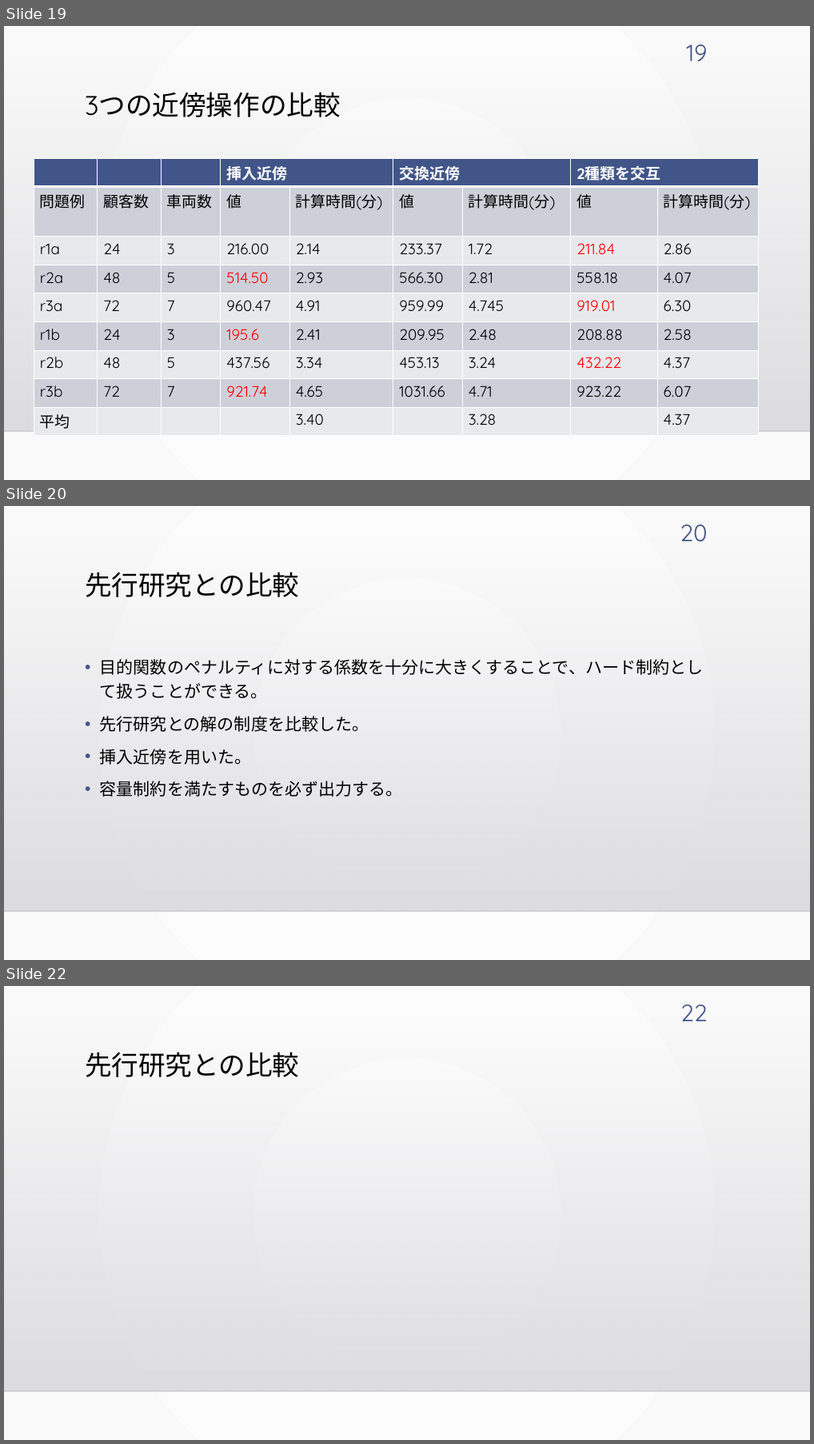
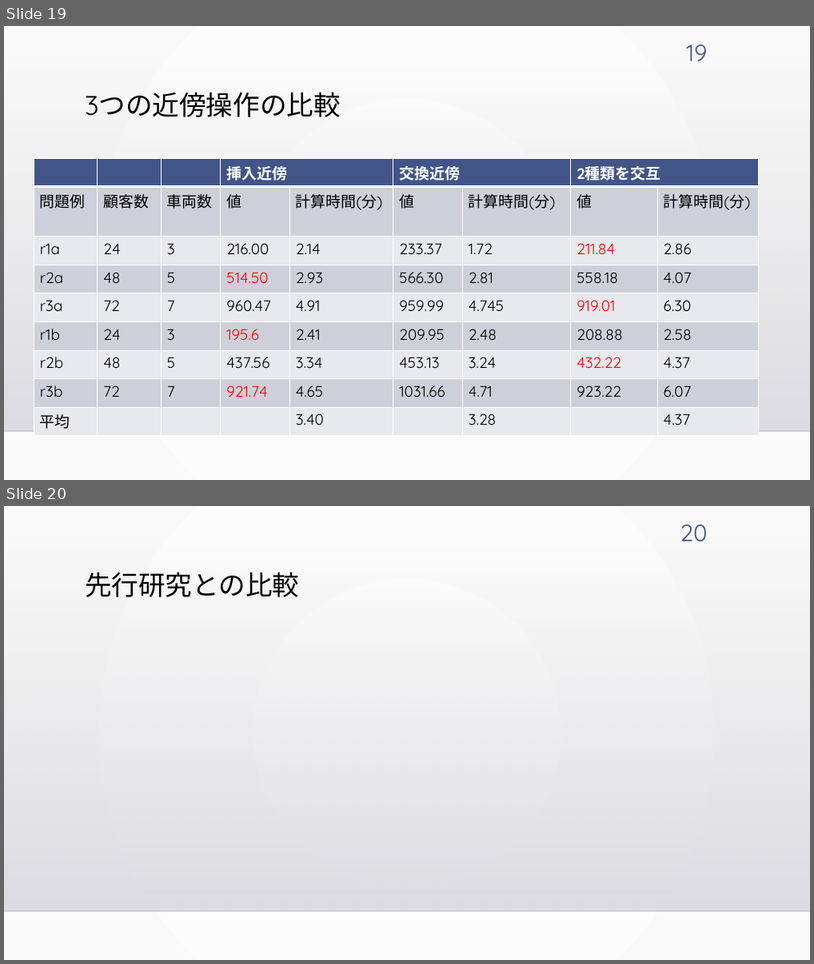
Before and after one commit to kotaro400/DARP, a slide deck: 卒論発表_10分用.pptx. Shown one above the other, each under a label of ours: slides 19, 20 and 22 before the commit, slides 19 and 20 after it; the slides between them are not shown. The pictures are 814x1444 and 814x964 pixels, drawn with LibreOffice and Linux fonts; fonts in the diff are those of the drawing; grey boxes stand for pictures; background and template pictures are left out. Boxes give left, top, right and bottom in pixels: in the first picture for what was removed or moved away, otherwise in the second. Text is boxed around its words. In the diff, an @@ line names an element or a change of style, - is before the commit and + after.

Commit message:
パワポに改善回数とかを追加した

```diff
--- a/卒論発表_10分用.pptx
+++ b/卒論発表_10分用.pptx
@@ slide 20 removed at <box>4,506,810,960</box>, background gradient #FFFFFF to #FAFAFA; not listed: 2 template elements that a slide beside it also shows @@
@@ page number removed at <box>680,524,707,542</box> @@
-20
@@ title removed at <box>85,572,300,597</box> @@
-先行研究との比較
@@ text removed at <box>100,659,704,796</box> @@
-• 目的関数のペナルティに対する係数を十分に大きくすることで、ハード制約として扱うことができる。
-• 先行研究との解の制度を比較した。
-• 挿入近傍を用いた。
-• 容量制約を満たすものを必ず出力する。
@@ what was slide 22 is now slide 20 @@
@@ page number at <box>680,524,707,542</box>: text changed @@
-22
+20
```
Also in this commit, not shown: 2 slides changed.
